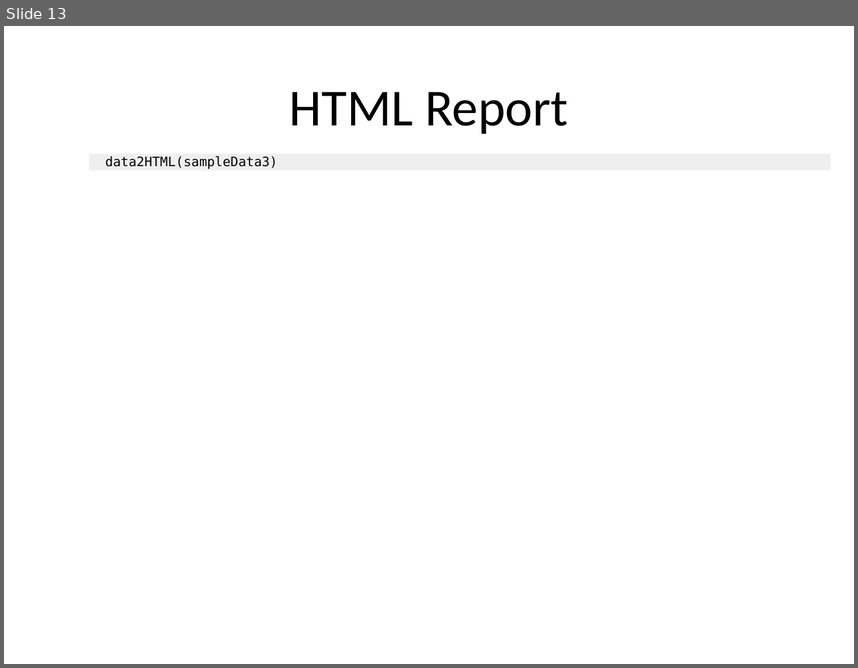
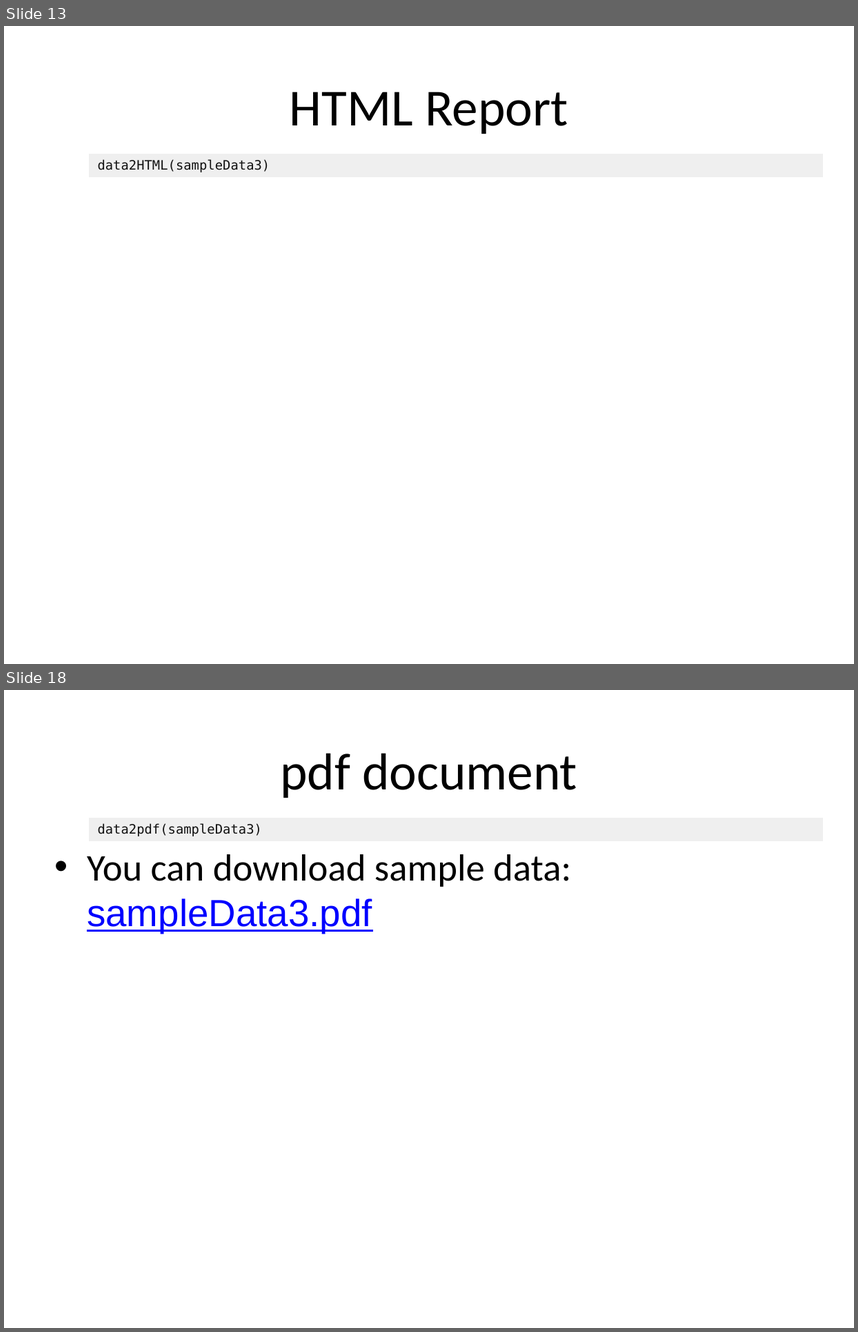
Before and after one commit to cardiomoon/rrtable, a slide deck: inst/doc_examples/sampleData3.pptx. Shown one above the other, each under a label of ours: slide 13 before the commit, slides 13 and 18 after it; the slides between them are not shown. The pictures are 858x668 and 858x1332 pixels, drawn with LibreOffice and Linux fonts; fonts in the diff are those of the drawing. Boxes give left, top, right and bottom in pixels: in the first picture for what was removed or moved away, otherwise in the second. Text is boxed around its words. In the diff, an @@ line names an element or a change of style, - is before the commit and + after.

```diff
--- a/inst/doc_examples/sampleData3.pptx
+++ b/inst/doc_examples/sampleData3.pptx
@@ slide 18 added at bbox=[4, 690, 854, 1328], background #FFFFFF @@
@@ title added at bbox=[280, 753, 577, 798], 44 pt, text #000000 @@
+pdf document
@@ table added at bbox=[89, 818, 822, 1072], 1 rows, 2 columns @@
+ | data2pdf(sampleData3)
@@ text added at bbox=[87, 854, 571, 933], 32 pt, text #000000 @@
+• You can download sample data: sampleData3.pdf
@@ slide 13 changed as well @@
@@ table at bbox=[89, 154, 822, 408] @@
@@ text colour #000000 to #111111, highlight none to #FFFFFF @@
@@ table: place and size @@
-table at bbox=[89, 154, 831, 172]
+table at bbox=[89, 154, 822, 408]
```
Also in this commit, not shown: 10 other slides changed, 5 other slides added, 9 other files.
